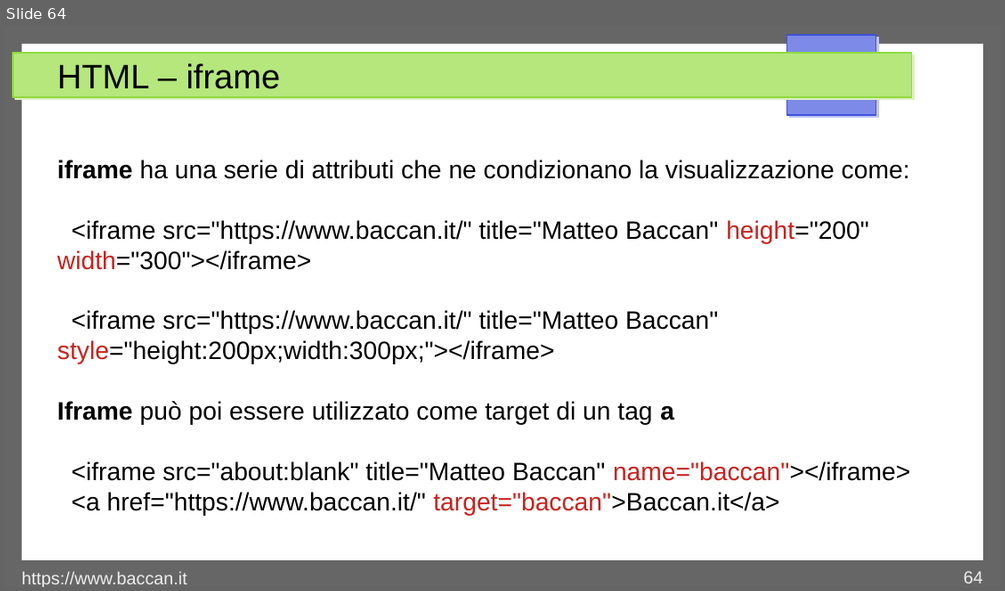
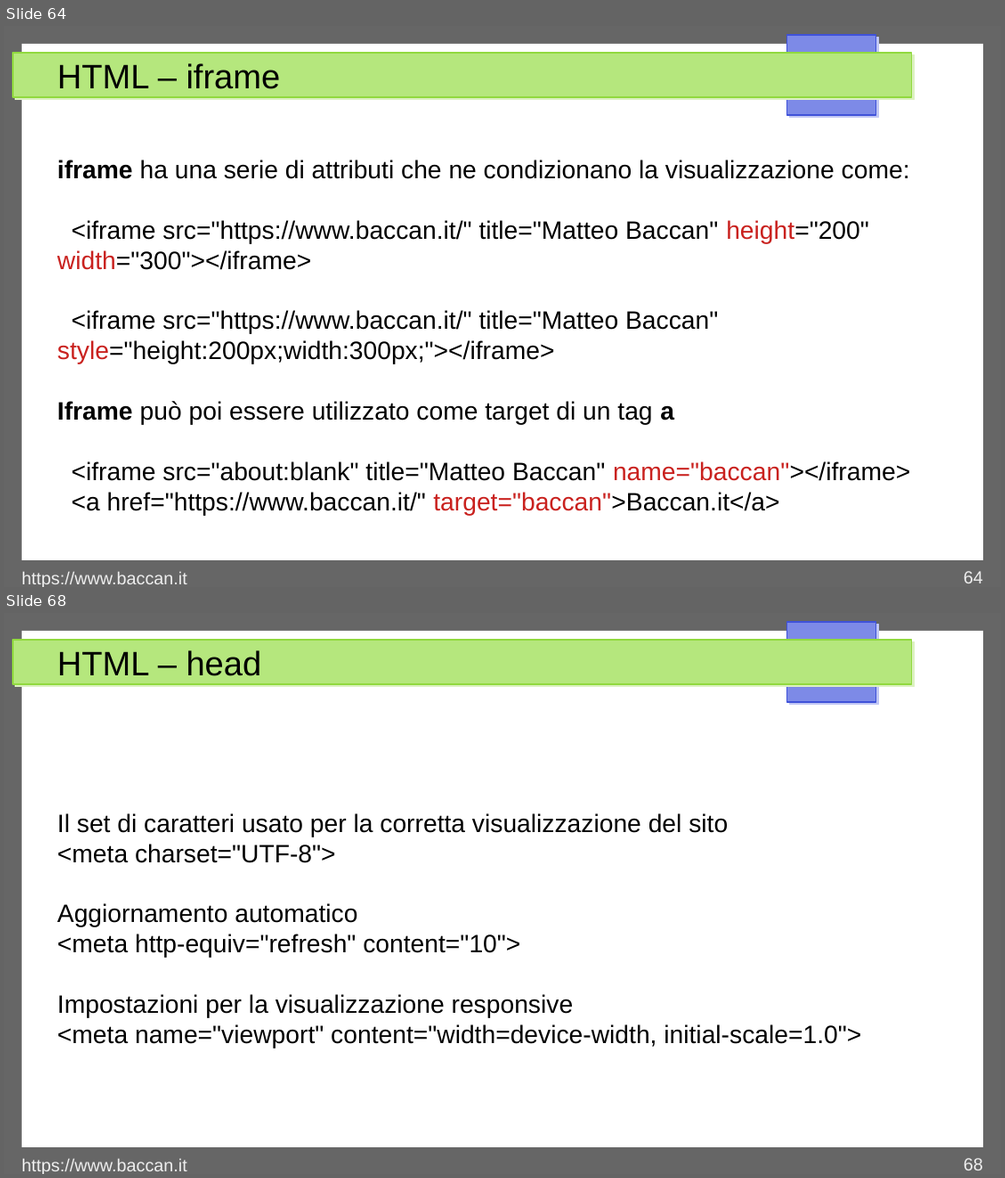
Before and after one commit to matteobaccan/CorsoHTML, a slide deck: Chapter_html.odp. Shown one above the other, each under a label of ours: slide 64 before the commit, slides 64 and 68 after it; the slides between them are not shown. The pictures are 1005x591 and 1005x1178 pixels, drawn with LibreOffice and Linux fonts; fonts in the diff are those of the drawing. Boxes give left, top, right and bottom in pixels: in the first picture for what was removed or moved away, otherwise in the second. Text is boxed around its words. In the diff, an @@ line names an element or a change of style, - is before the commit and + after.

Commit message:
Aggiornamento con script e opengraph

```diff
--- a/Chapter_html.odp
+++ b/Chapter_html.odp
@@ slide 68 added at (4, 613, 1001, 1174), background #FFFFFF; not listed: 4 template elements that a slide beside it also shows @@
@@ title added at (57, 650, 262, 676), 27 pt, text #000000 @@
+HTML – head
@@ text added at (57, 813, 861, 1048), 20 pt, text #000000 @@
+Il set di caratteri usato per la corretta visualizzazione del sito
+<meta charset="UTF-8">
+Aggiornamento automatico
+<meta http-equiv="refresh" content="10">
+Impostazioni per la visualizzazione responsive
+<meta name="viewport" content="width=device-width, initial-scale=1.0">
@@ text added at (22, 1158, 187, 1174), 14 pt, text #EEEEEE @@
+https://www.baccan.it
@@ page number added at (963, 1158, 983, 1170), 14 pt, text #EEEEEE @@
+68
```
Also in this commit, not shown: 10 other slides added, 4 other files.
